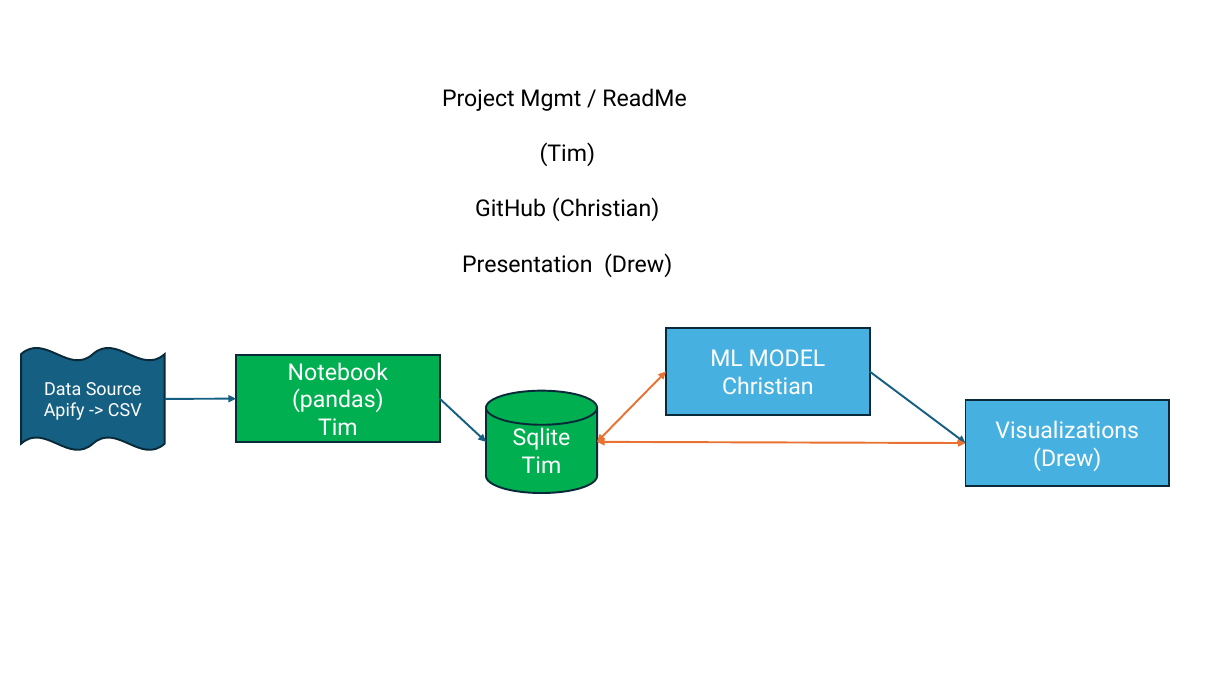
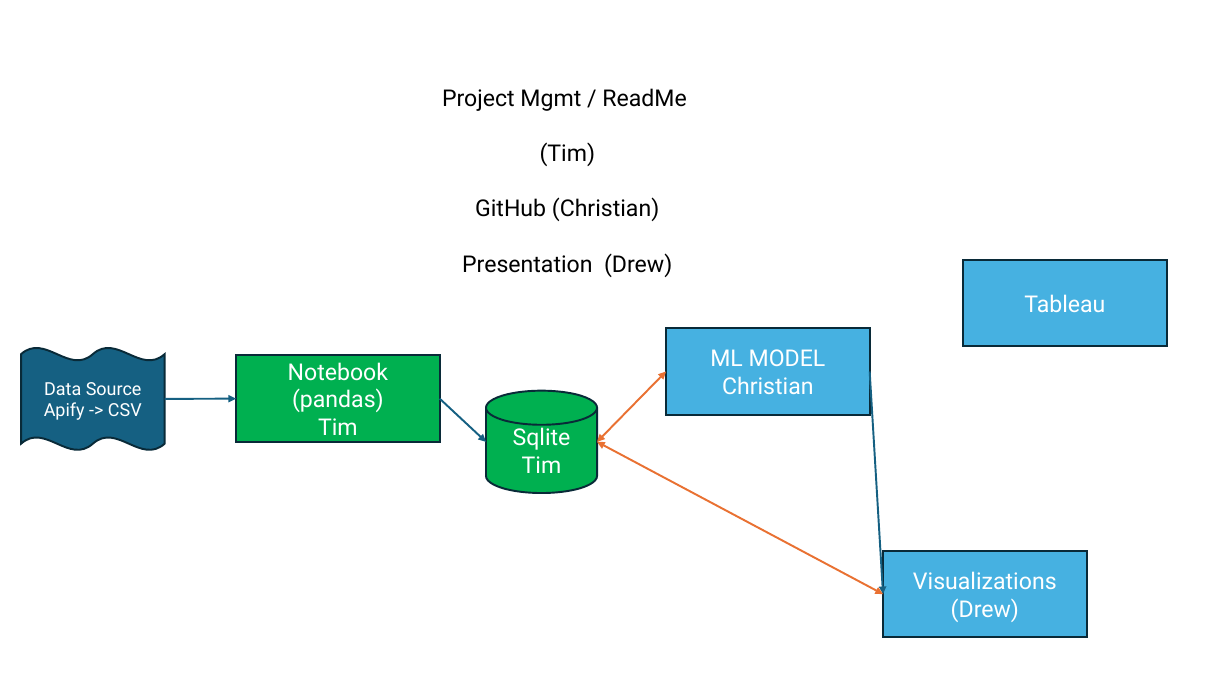
Before and after one commit to ChristianBlomgren/Project_4, a slide deck: slide 1 of proj-mgmt/project-layout.pptx. Drawn at 1232x693 pixels with LibreOffice and Linux fonts; fonts in the diff are those of the drawing. Boxes give left, top, right and bottom in pixels: in the first picture for what was removed or moved away, otherwise in the second. Text is boxed around its words. In the diff, an @@ line names an element or a change of style, - is before the commit and + after.

```diff
--- a/proj-mgmt/project-layout.pptx
+++ b/proj-mgmt/project-layout.pptx
@@ rectangle added at [963, 260, 1166, 347], fill #46B1E1, outline #092A39 1.5 pt, 18 pt, text #FFFFFF @@
+Tableau
@@ arrow moved from (870, 372) - (966, 444) to (870, 372) - (884, 594) @@
@@ double arrow moved from (597, 442) - (966, 444) to (597, 442) - (884, 594) @@
@@ rectangle "Visualizations": place and size @@
-rectangle "Visualizations" at [966, 400, 1169, 487]
+rectangle "Visualizations" at [884, 551, 1087, 638]
```
Also in this commit, not shown: 1 other slide changed, 1 slide added, 4 other files.
